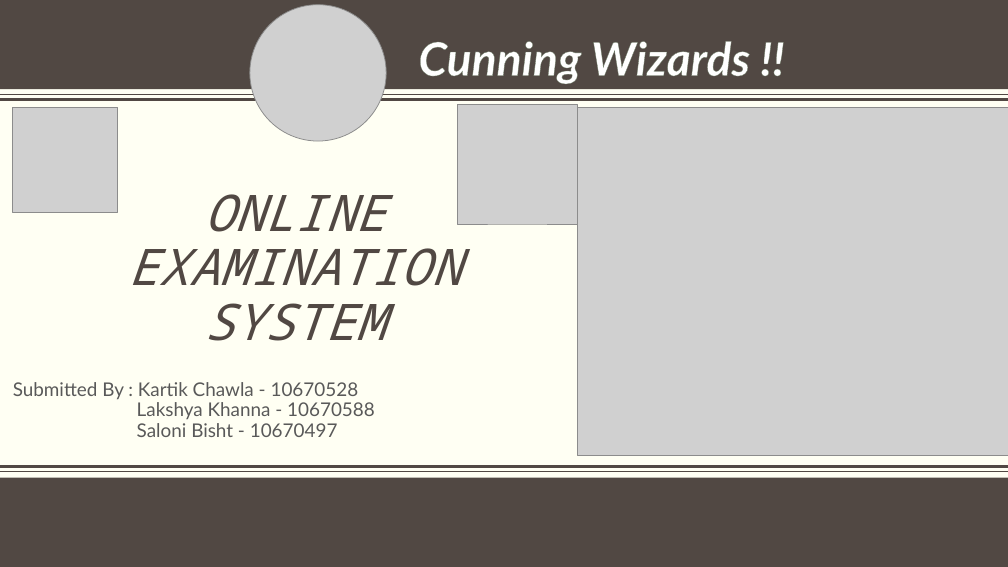
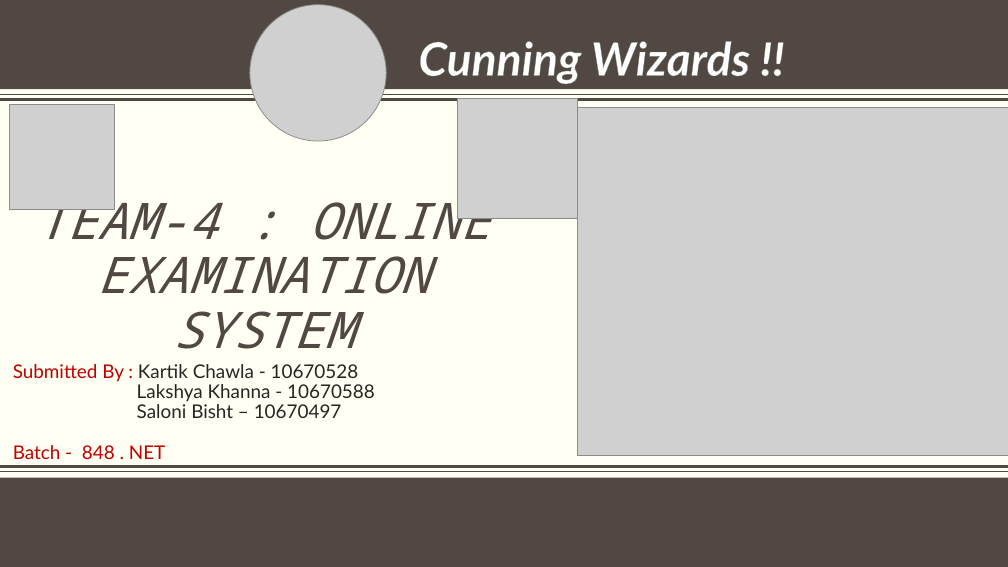
Before and after one commit to KartikChawla98/Online-Examination-Portal, a slide deck: slide 1 of Online Examination System.pptx. Drawn at 1008x567 pixels with LibreOffice and Linux fonts; fonts in the diff are those of the drawing; grey boxes stand for pictures; background and template pictures are left out. Boxes give left, top, right and bottom in pixels: in the first picture for what was removed or moved away, otherwise in the second. Text is boxed around its words. In the diff, an @@ line names an element or a change of style, - is before the commit and + after.

Commit message:
Updated PPT

```diff
--- a/Online Examination System.pptx
+++ b/Online Examination System.pptx
@@ picture moved from (x1=457, y1=104, x2=577, y2=224) to (x1=457, y1=99, x2=577, y2=219) @@
@@ title at (x1=37, y1=189, x2=490, y2=349): text changed @@
-ONLINE EXAMINATION SYSTEM
+TEAM-4 : ONLINE EXAMINATION SYSTEM
@@ subtitle "Submitted By : Kartik Chawla ..." moved from (x1=13, y1=382, x2=375, y2=437) to (x1=13, y1=364, x2=375, y2=459) @@
@@ subtitle at (x1=13, y1=364, x2=375, y2=402): text colour #595959 to #C00000 in "Submitted By :"; text colour #595959 to #282422 in "Kartik Chawla - 10670528", "Lakshya Khanna - 10670588" @@
@@ subtitle at (x1=13, y1=404, x2=342, y2=459): text changed; text colour #595959 to #282422 @@
-Saloni Bisht - 10670497
+Saloni Bisht – 10670497
+Batch - 848 . NET
```
Also in this commit, not shown: 1 other slide changed.
